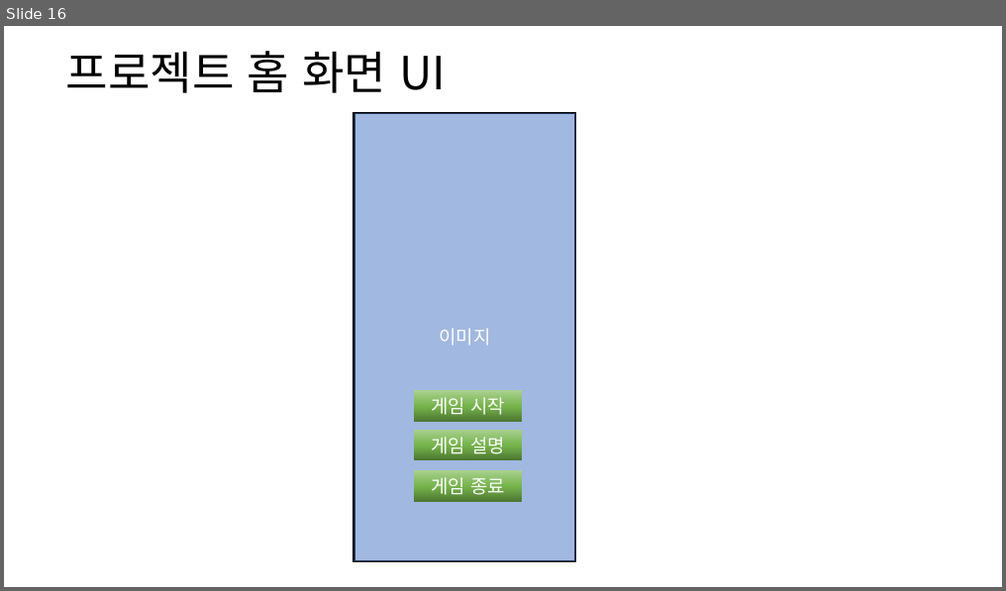
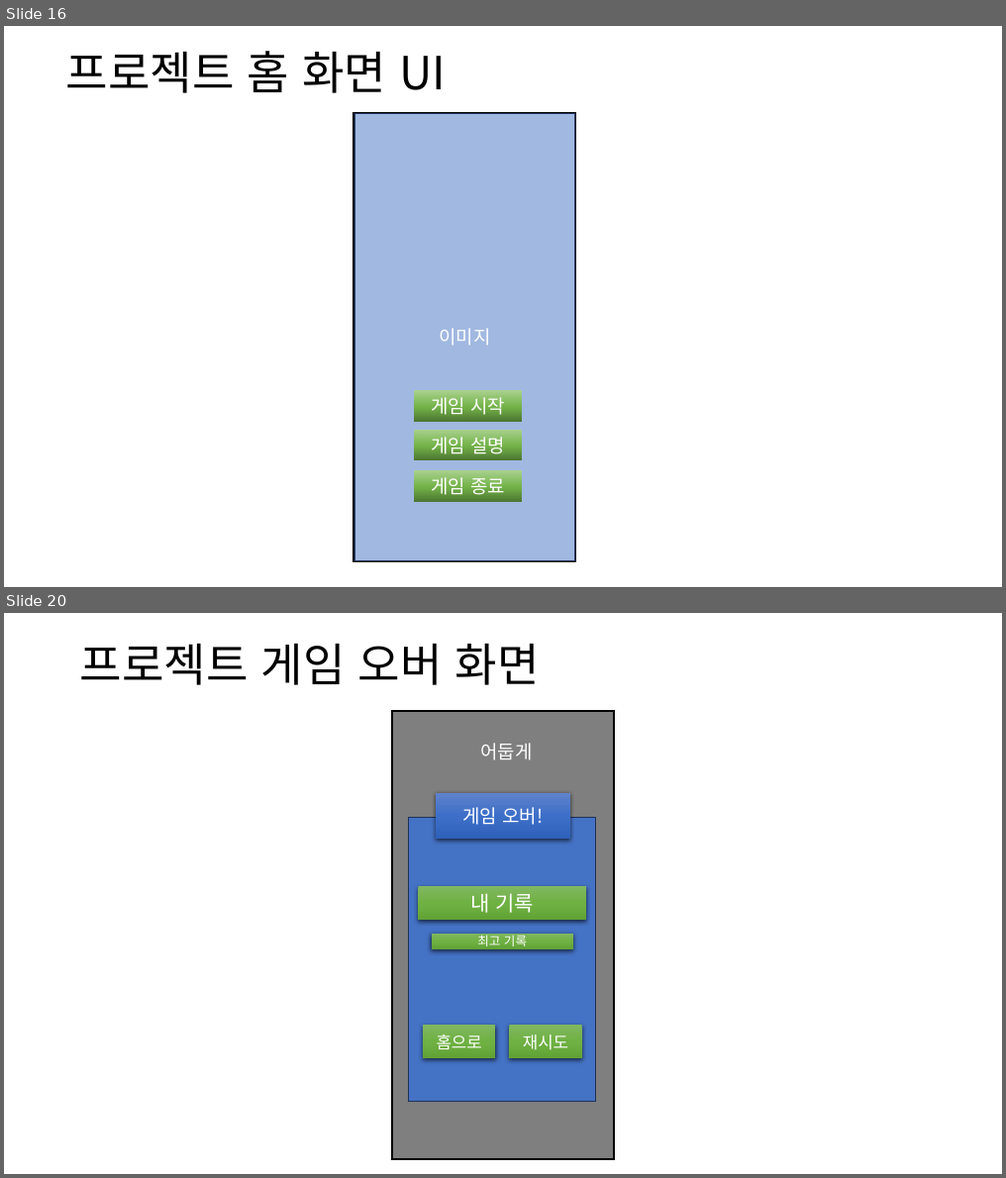
Before and after one commit to AniWhY0909/SSC_WM_Project, a slide deck: Documents/Suika.Watermelon/수박게임 UI 디자인(박정우).pptx. Shown one above the other, each under a label of ours: slide 16 before the commit, slides 16 and 20 after it; the slides between them are not shown. The pictures are 1006x591 and 1006x1178 pixels, drawn with LibreOffice and Linux fonts; fonts in the diff are those of the drawing. Boxes give left, top, right and bottom in pixels: in the first picture for what was removed or moved away, otherwise in the second. Text is boxed around its words. In the diff, an @@ line names an element or a change of style, - is before the commit and + after.

```diff
--- a/Documents/Suika.Watermelon/수박게임 UI 디자인(박정우).pptx
+++ b/Documents/Suika.Watermelon/수박게임 UI 디자인(박정우).pptx
@@ slide 20 added at (4, 613, 1002, 1174), background #FFFFFF @@
@@ title added at (80, 643, 540, 685), 44 pt, text #000000 @@
+프로젝트 게임 오버 화면
@@ rectangle added at (392, 711, 614, 1159), fill #FFFFFF, outline #000000 2.25 pt @@
@@ rectangle added at (392, 711, 614, 1159), fill #000000 at 50% opacity @@
@@ text added at (480, 743, 532, 761), 18 pt, text #FFFFFF @@
+어둡게
@@ rectangle added at (409, 817, 596, 1101), fill #4472C4, outline #1E3256 1 pt @@
@@ rectangle added at (436, 792, 570, 839), fill gradient #6183CB to #3E70CA to #3062BB, 18 pt, text #FFFFFF @@
+게임 오버!
@@ rectangle added at (418, 887, 586, 921), fill gradient #81B861 to #6FB242 to #62A336, 20 pt, text #FFFFFF @@
+내 기록
@@ rectangle added at (432, 934, 573, 950), fill gradient #81B861 to #6FB242 to #62A336, 12 pt, text #FFFFFF @@
+최고 기록
@@ rectangle added at (423, 1026, 496, 1059), fill gradient #81B861 to #6FB242 to #62A336, 16 pt, text #FFFFFF @@
+홈으로
@@ rectangle added at (509, 1026, 582, 1059), fill gradient #81B861 to #6FB242 to #62A336, 16 pt, text #FFFFFF @@
+재시도
```
Also in this commit, not shown: 3 slides changed, 1 other file.
